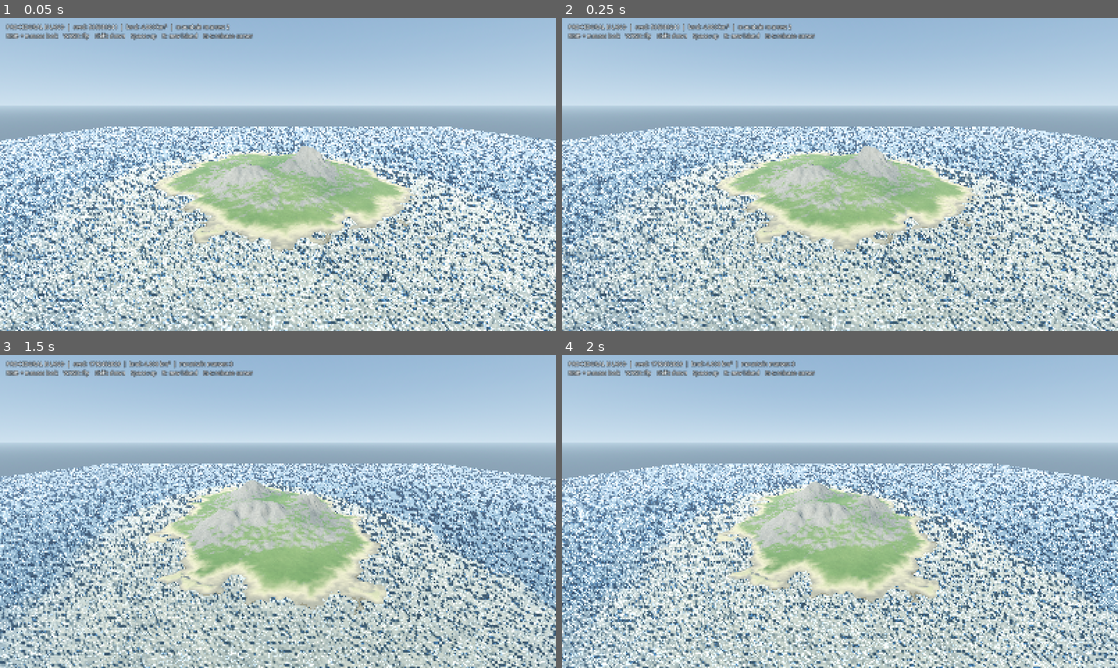
Above: before the commit, frames 1-4 (two rows, left to right).
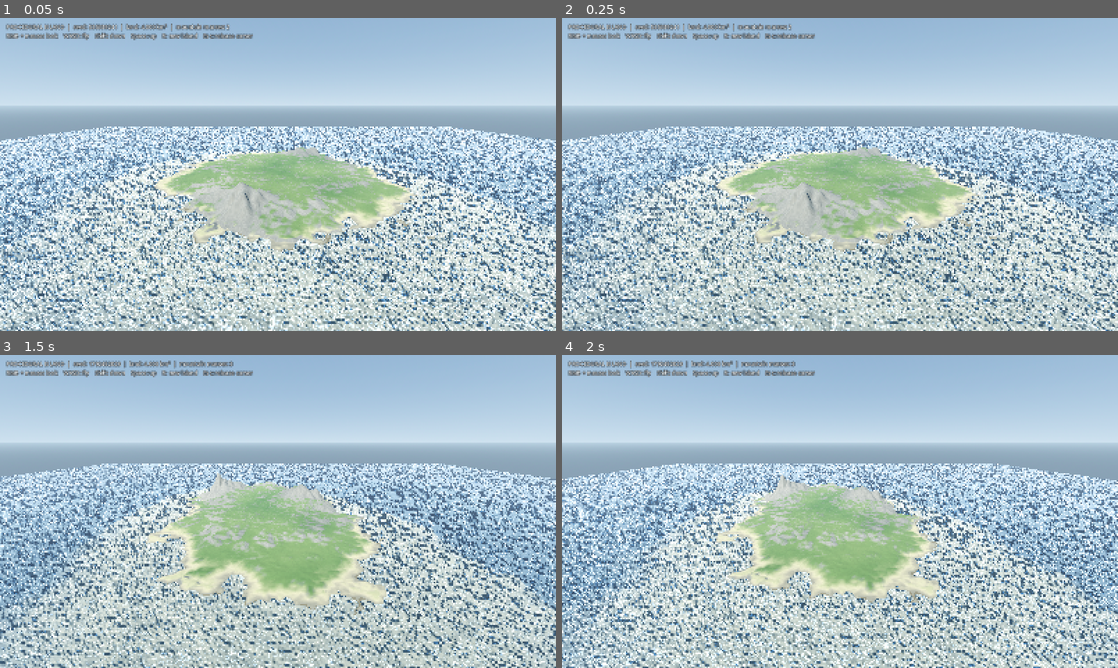
Above: after the commit, the same moments.

Repository: Temeramor/PG-Island
Game: Godot game, scene res://main.tscn
Same seed, same stepped clock (60 frames per second), same inputs: the game is played once before the commit and once after it.
Inputs (mouse positions are in pixels of both pictures, inside the frame that each line leads up to):
- Up to frame 1 (0.05 s): no input
- Up to frame 2 (0.25 s): no input
- Up to frame 3 (1.5 s): tap Enter at 0.5 s; move the mouse to (400, 495) at 0.52 s; hold D 0.53-1.28 s; tap R at 0.6 s; click (400, 495) at 0.67 s; tap Space at 0.77 s; move the mouse to (166, 527) at 1.27 s; hold S from 1.28 s (still down); tap Shift at 1.35 s
- Up to frame 4 (2 s): keep holding S; tap Space at 1.52 s

The runs differ from the first frame. In frame 1, 4.4% of the frame differs, in the area x 28-75%, y 40-72%; in frame 2, 4.5%; in frame 3, 4.2%; in frame 4, 3.7%.

Commit message:
Shape seeded peaks and bring relief toward the coast

Diff:
--- a/scripts/island_generator.gd
+++ b/scripts/island_generator.gd
@@ -130,7 +130,7 @@
 			"angle": rng.randf_range(0.0, TAU),
 			"long_radius": long_radius,
 			"short_radius": short_radius,
-			"peak_height": rng.randf_range(245.0, 365.0),
+			"peak_height": 200.0 + 400.0 * pow(rng.randf(), 2.15),
 			"frequency": rng.randf_range(0.0032, 0.0052),
 			"phase": rng.randf_range(-1000.0, 1000.0),
 			"warp_strength": rng.randf_range(70.0, 145.0),
@@ -168,7 +168,7 @@
 		var ix := clampi(int(round((point.x / WORLD_SIZE + 0.5) * float(COAST_RESOLUTION - 1))), 0, COAST_RESOLUTION - 1)
 		var iy := clampi(int(round((point.y / WORLD_SIZE + 0.5) * float(COAST_RESOLUTION - 1))), 0, COAST_RESOLUTION - 1)
 		var signed_distance := coast_values[ix + iy * COAST_RESOLUTION]
-		if signed_distance < maxf(320.0, minimum_separation_radius * 0.72):
+		if signed_distance < maxf(150.0, minimum_separation_radius * 0.42):
 			continue
 		var separated := true
 		for other in accepted:
@@ -234,8 +234,17 @@
 				rolling_hills += hill_noise.get_noise_2d(world_x, world_z) * 5.5
 				var micro_relief := detail_noise.get_noise_2d(world_x, world_z) * 1.5
 				height = shore_shelf + broad_uplift
-				height += rolling_hills * _smoothstep(35.0, 260.0, sdf)
+				height += rolling_hills * _smoothstep(0.0, 210.0, sdf)
 				height += micro_relief
+
+				# Seeded coastal hill belt: low rounded rises occur much more often
+				# near the shore, while their broad masks fade smoothly inland.
+				var coastal_hill_band := _smoothstep(-180.0, 500.0, sdf)
+				coastal_hill_band *= 1.0 - _smoothstep(620.0, 1180.0, sdf)
+				var coastal_hill_noise := maxf(hill_noise.get_noise_2d(world_x * 0.82, world_z * 0.82), 0.0)
+				var coastal_hill_shape := coastal_hill_noise * 28.0
+				coastal_hill_shape += absf(broad_noise.get_noise_2d(world_x * 0.72, world_z * 0.72)) * 9.0
+				height += coastal_hill_shape * coastal_hill_band
 
 				# Warped elliptical envelopes create an irregular ridge system and
 				# a broad foothill apron instead of an isolated vertical pillar.
@@ -277,14 +286,19 @@
 						)
 						var secondary_ridged := pow(1.0 - absf(secondary_ridge_noise), 2.15)
 						var valley_mask := pow(maxf(1.0 - absf(broad_variation) * 2.7, 0.0), 2.0)
-						var core_envelope := pow(maxf(mountain_core, 0.0), 1.28)
-						var mountain_coast_fade := _smoothstep(120.0, 980.0, sdf)
-						var foothill_coast_fade := _smoothstep(0.0, 560.0, sdf)
-						var core_height := float(mountain["peak_height"]) * core_envelope
-						core_height *= 0.59 + 0.25 * ridged + 0.16 * secondary_ridged
+						var core_envelope := pow(maxf(mountain_core, 0.0), 1.42)
+						# A narrow summit term breaks the broad central dome into a sharper,
+						# irregular peak while retaining the surrounding ridge system.
+						var summit_spire := pow(maxf(1.0 - radius / 0.36, 0.0), 2.15)
+						var mountain_coast_fade := _smoothstep(-80.0, 520.0, sdf)
+						var foothill_coast_fade := _smoothstep(-180.0, 430.0, sdf)
+						var peak_height := float(mountain["peak_height"])
+						var core_height := peak_height * core_envelope
+						core_height *= 0.43 + 0.22 * ridged + 0.13 * secondary_ridged
+						core_height += peak_height * 0.34 * summit_spire
 						core_height -= float(mountain["peak_height"]) * 0.105 * valley_mask * core_envelope
 						core_height *= mountain_coast_fade
-						var foothill_height := 58.0 * pow(maxf(foothill_apron, 0.0), 1.72)
+						var foothill_height := 76.0 * pow(maxf(foothill_apron, 0.0), 1.58)
 						foothill_height *= 0.70 + 0.20 * ridged + 0.10 * broad_variation
 						foothill_height *= foothill_coast_fade
 						height += maxf(core_height, 0.0) + foothill_height
